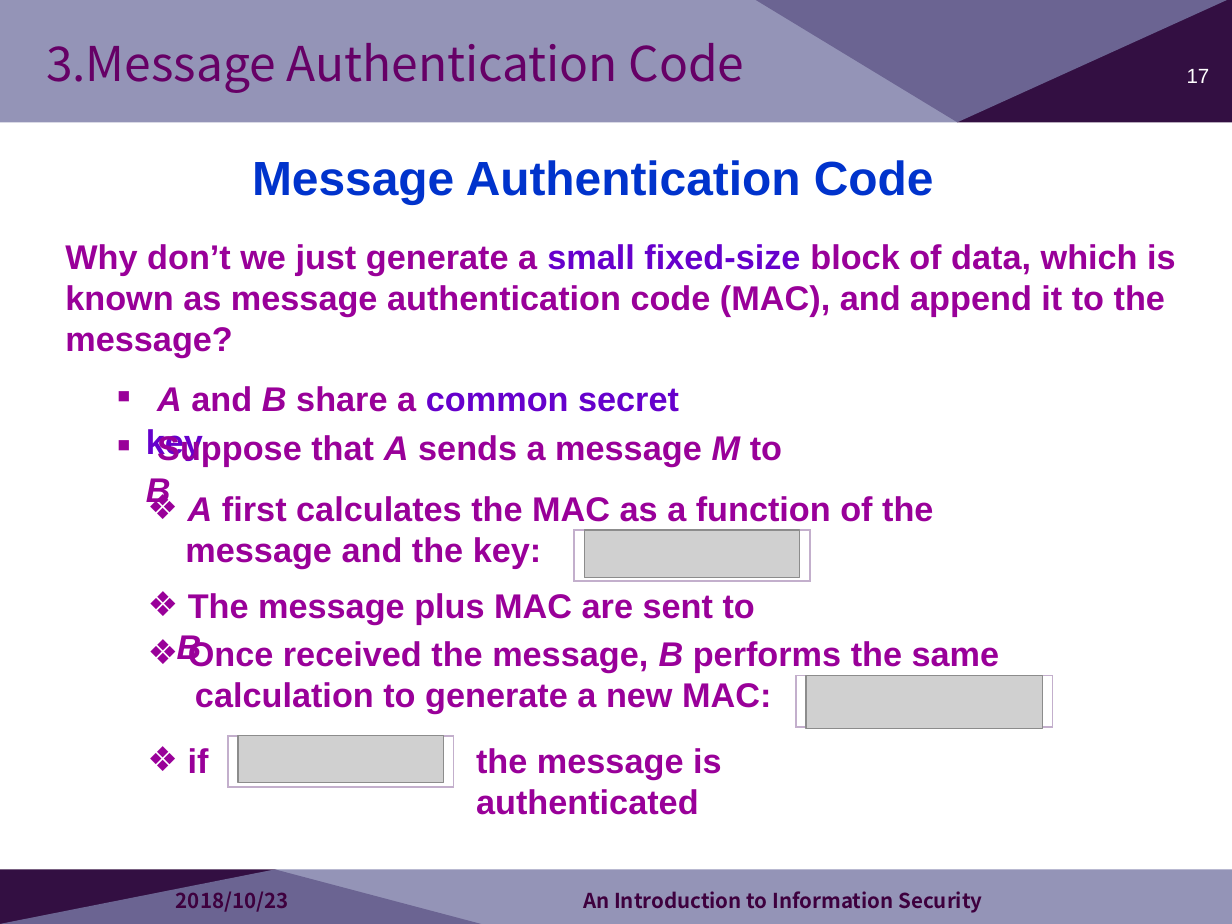
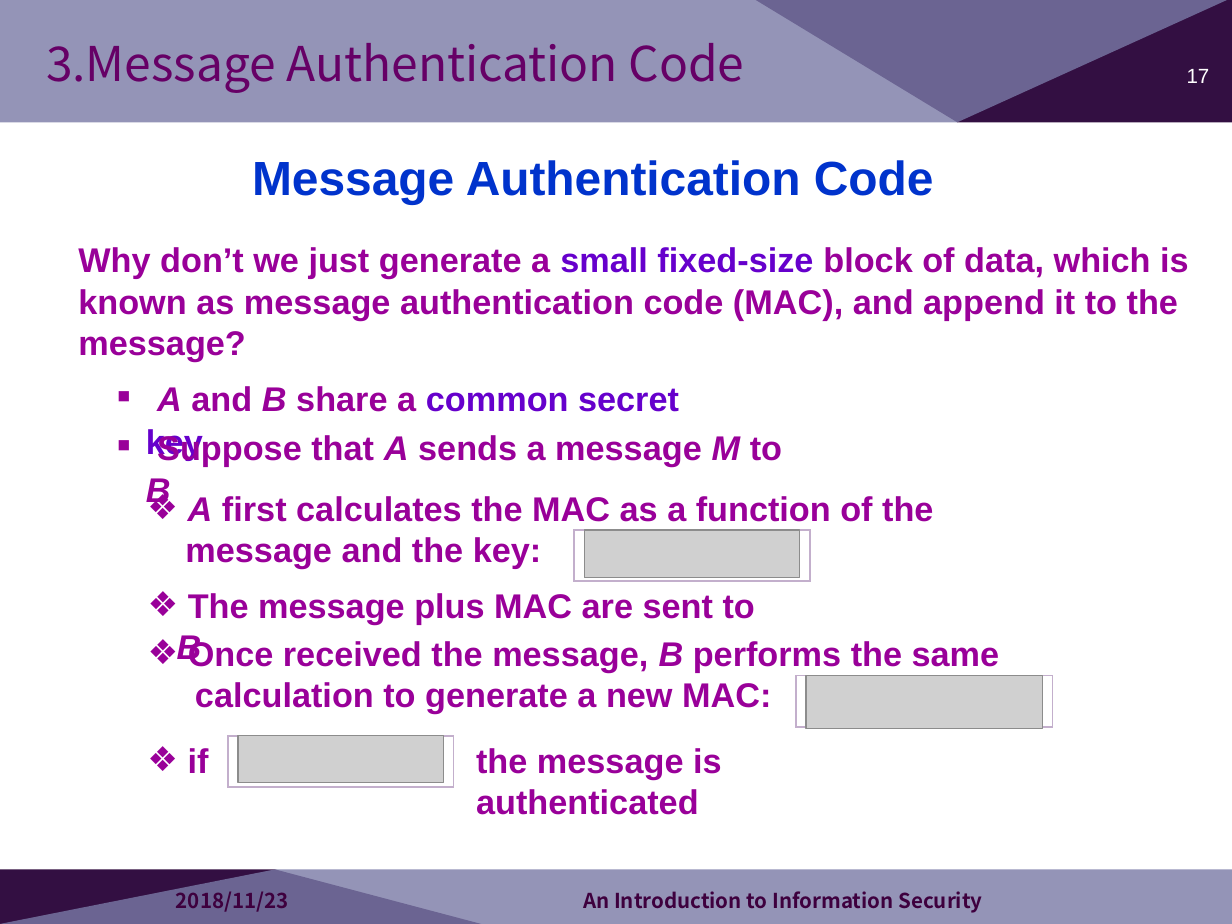
Before and after one commit to YYYYWD/Common, a slide deck: slide 17 of 大三上课件/信息安全导论/2017 Lecture 12.pptx. Drawn at 1232x924 pixels with LibreOffice and Linux fonts; fonts in the diff are those of the drawing; grey boxes stand for pictures; background and template pictures are left out. Boxes give left, top, right and bottom in pixels: in the first picture for what was removed or moved away, otherwise in the second. Text is boxed around its words. In the diff, an @@ line names an element or a change of style, - is before the commit and + after.

```diff
--- a/大三上课件/信息安全导论/2017 Lecture 12.pptx
+++ b/大三上课件/信息安全导论/2017 Lecture 12.pptx
@@ text "Why don’t we just generate ...": place and size @@
-text "Why don’t we just generate ..." at (65, 244, 1176, 358)
+text "Why don’t we just generate ..." at (78, 247, 1189, 361)
@@ text at (176, 887, 289, 912): text changed @@
-2018/10/23
+2018/11/23
```
Also in this commit, not shown: 34 other slides changed, 22 other files.
